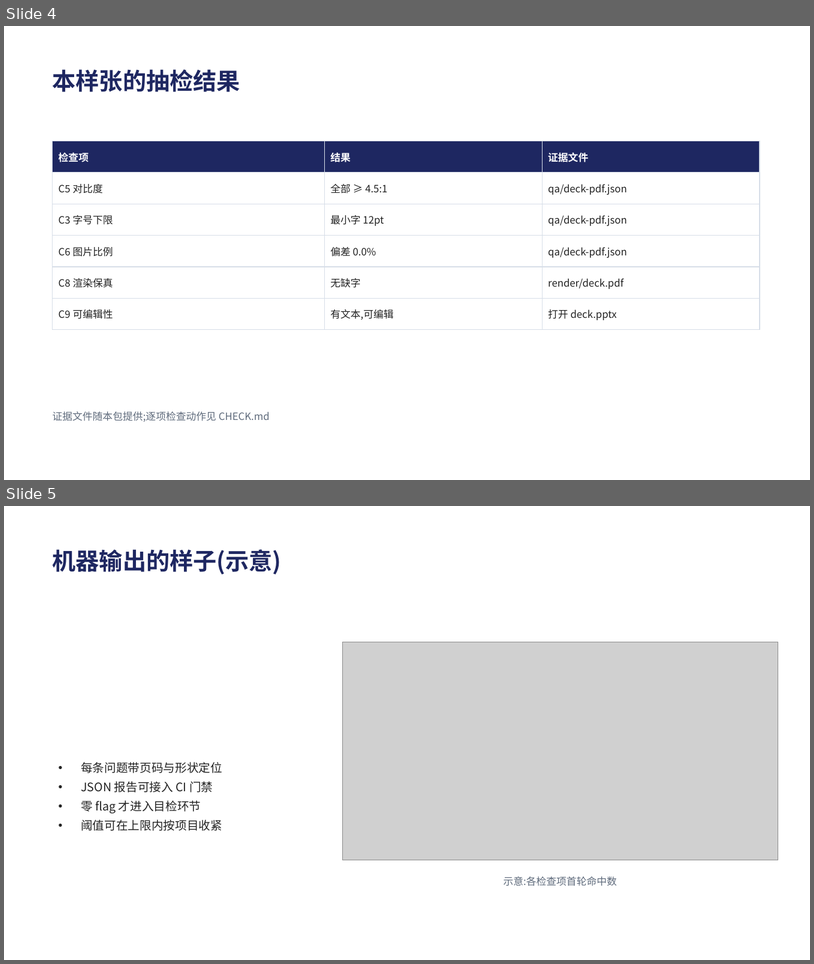
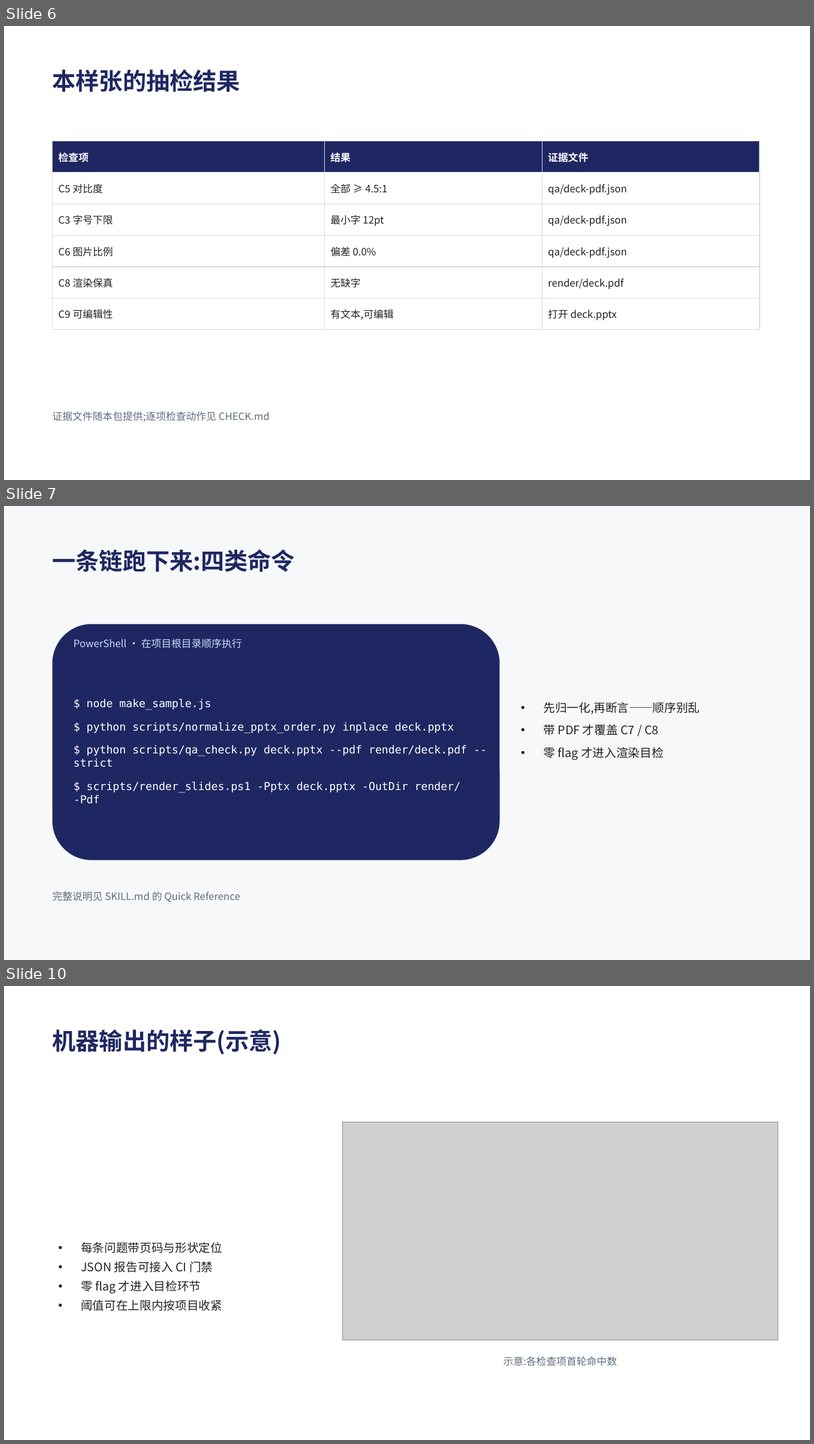
Before and after one commit to Tlaven/skill-repo, a slide deck: pptx-delivery/examples/acceptance-sample/deck.pptx. Shown one above the other, each under a label of ours: slides 4 and 5 before the commit, slides 6, 7 and 10 after it; the slides between them are not shown. The pictures are 814x964 and 814x1444 pixels, drawn with LibreOffice and Linux fonts; fonts in the diff are those of the drawing; grey boxes stand for pictures. Boxes give left, top, right and bottom in pixels: in the first picture for what was removed or moved away, otherwise in the second. Text is boxed around its words. In the diff, an @@ line names an element or a change of style, - is before the commit and + after.

Commit message:
feat(pptx-delivery): 示例包扩为 11 页丰富版式 + 修 C5 叠层背景解析(autoshape 误排除)+ C5 自测
- 示例:6 → 11 页,新增六部件卡阵 / 四指标 / C1–C9 九宫格 / 命令终端块 / 新旧对比 /
  色彩角色六种版式;validate PASSED、两层断言 0/0(C5 checked=137、11 页 C7/C8 全过)
- qa_check:修 C5 "叠层背景"对 autoshape 失效(autoshape 恒有 text frame,被过滤误排除,
  白字叠深色带仍按页面底色算);新增 tests/c5_selftest.py 锁定(有衬底不误报 / 无衬底照报)
- tests/README 与复核记录同步
- 全量套件复跑全 PASS(exit 0);evidence 刷新

```diff
--- a/pptx-delivery/examples/acceptance-sample/deck.pptx
+++ b/pptx-delivery/examples/acceptance-sample/deck.pptx
@@ slide 7 added at box(4, 506, 810, 960), background #F7F8FA @@
@@ text added at box(53, 549, 295, 572), 28 pt, text #1E2761, bold @@
+一条链跑下来:四类命令
@@ rounded rectangle added at box(53, 624, 500, 860), fill #1E2761 @@
@@ text added at box(74, 639, 242, 648), 12 pt, text #CADCFC @@
+PowerShell · 在项目根目录顺序执行
@@ text added at box(74, 699, 467, 804), 13 pt, text #FFFFFF @@
+$ node make_sample.js
+$ python scripts/normalize_pptx_order.py inplace deck.pptx
+$ python scripts/qa_check.py deck.pptx --pdf render/deck.pdf --strict
+$ scripts/render_slides.ps1 -Pptx deck.pptx -OutDir render/ -Pdf
@@ text added at box(544, 702, 701, 760), 14 pt, text #222222 @@
+• 先归一化,再断言——顺序别乱
+• 带 PDF 才覆盖 C7 / C8
+• 零 flag 才进入渲染目检
@@ text added at box(53, 891, 240, 901), 12 pt, text #5F6B7C @@
+完整说明见 SKILL.md 的 Quick Reference
@@ what was slide 4 is now slide 6 @@
@@ what was slide 5 is now slide 10 @@
```
Also in this commit, not shown: 1 slide changed, 4 other slides added, 21 other files.
